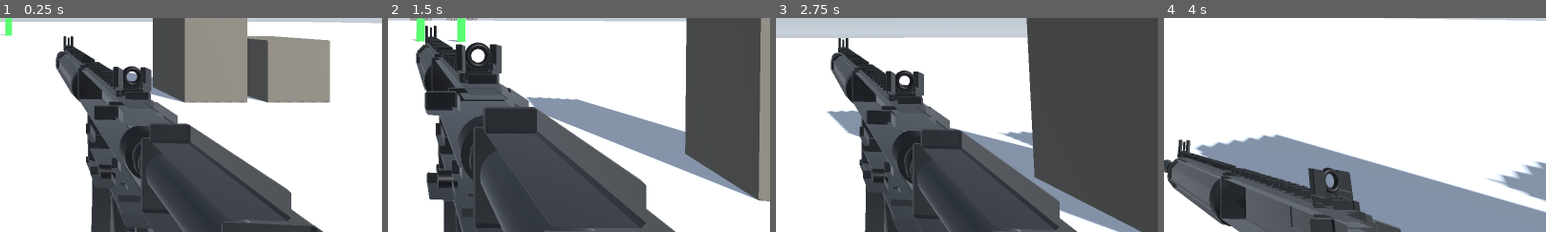
Above: before the commit, frames 1-4 (left to right).
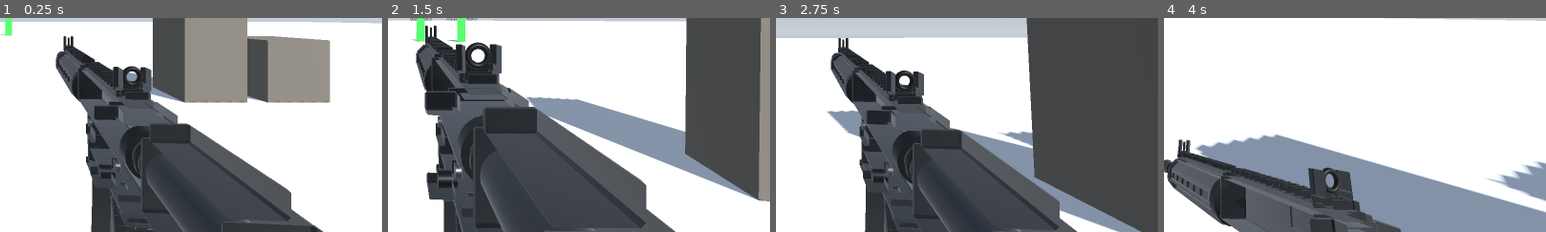
Above: after the commit, the same moments.

Repository: Saturn-Owner/Extraction-Shooter
Game: Godot game, scene res://scenes/levels/testgelaende.tscn
Same seed, same stepped clock (60 frames per second), same inputs: the game is played once before the commit and once after it.
Inputs (mouse positions are % of the whole screen's width and height, from its top left):
- Up to frame 1 (0.25 s): no input
- Up to frame 2 (1.5 s): tap Enter at 0.5 s; move the mouse to (55, 49) at 0.52 s; hold Right mouse button (aim) 0.53-1.28 s; hold W (move_forward) from 0.53 s (still down); tap Space (jump) at 0.77 s; move the mouse to (45, 50) at 1.27 s; tap Ctrl (crouch) at 1.35 s
- Up to frame 3 (2.75 s): keep holding W (move_forward); tap Space (jump) at 1.52 s; move the mouse to (52, 48) at 2.02 s; press the mouse at (52, 48) at 2.03 s
- Up to frame 4 (4 s): keep holding W (move_forward); move the mouse to (49, 51) at 2.77 s; release the mouse at (49, 51) at 2.78 s; tap B (fire_mode) at 2.85 s; tap Space (jump) at 3.02, 3.77 s; move the mouse to (57, 51) at 3.52 s; hold Shift (sprint) from 3.53 s (still down)
The pictures show only the part of the screen within x 49-99%, y 50-100%; the shares and areas given below are measured in that part.

The runs differ from the first frame. In frame 1, 0.2% of the frame differs, in the area x 15-41%, y 20-100%; in frame 2, 0.2%; in frame 3, 0.2%; in frame 4, 0.1%.

Commit message:
Oberflaechendetail: Griffriffelung, M-LOK-Schlitze, Bolzen
Neue Bausteine in ViewmodelParts:
- ribs() fuer Reihen paralleler Rippen. Griffriffelung, Schlittenrillen,
  Pumpenprofil, Kuehlrippen sind alle dasselbe Muster. Wiederholung ist im
  Code billig und liest sich aus zwei Metern als gefraeste Oberflaeche
- screw() fuer Bolzen und Schraubenkoepfe

Angewendet:
- AR-15, AKM und Glock haben jetzt geriffelte Griffe. Der Griff ist bei einer
  Pistole das groesste sichtbare Bauteil - blieb er glatt, sah die ganze
  Waffe unfertig aus
- Griffe sind eigene Baugruppen, damit die Riffelung die Neigung mitmacht
- AR-15: M-LOK-Schlitze an beiden Seiten und unten am Handschutz, dazu die
  beiden Verschlussbolzen am Gehaeuse

Renderwerkzeug rahmt jetzt selbst:
Vorher standen dort feste Kamerapunkte fuer ein Gewehr plus ein Streckfaktor
aus der Lauflaenge. Bei der Pistole ging das schief - sie hat andere
Proportionen, war halb aus dem Bild und der Griff abgeschnitten. Jetzt wird
die tatsaechliche Ausdehnung aus den Meshes gemessen und die Kamera daraus
gesetzt. Passt fuer jede Waffe, auch fuer die acht, die noch fehlen.

Co-Authored-By: Claude Opus 4.8 <noreply@anthropic.com>

Diff:
--- a/scripts/combat/viewmodel_parts.gd
+++ b/scripts/combat/viewmodel_parts.gd
@@ -301,6 +301,34 @@
 		))
 
 
+## Reihe paralleler Rippen.
+##
+## Griffriffelung, Schlittenrillen, Pumpenprofil, Kuehlrippen — alles dasselbe
+## Muster. Aus zwei Metern liest das Auge daraus "gefraeste Oberflaeche",
+## obwohl es ein Dutzend duenner Quader sind. Derselbe Trick wie bei der
+## Picatinny-Schiene, und der billigste Weg zu wahrgenommenem Detail.
+static func ribs(name: String, count: int, size: Vector3, start: Vector3, step: Vector3,
+		mat: Material, rotation_deg: Vector3 = Vector3.ZERO) -> Node3D:
+	var node := Node3D.new()
+	node.name = name
+	for i in range(count):
+		node.add_child(box(
+			"%sRib%d" % [name, i],
+			size,
+			start + step * float(i),
+			mat,
+			rotation_deg
+		))
+	return node
+
+
+## Schraubenkopf oder Haltebolzen. Standardmaessig quer eingesetzt, also
+## entlang X — so sitzen die meisten Bolzen an einem Gehaeuse.
+static func screw(name: String, radius: float, depth: float, pos: Vector3,
+		mat: Material, rotation_deg: Vector3 = Vector3(0.0, 0.0, 90.0)) -> MeshInstance3D:
+	return cylinder(name, radius, depth, pos, mat, rotation_deg)
+
+
 ## Achteckige Roehre aus acht Platten — fuer Handschuetze und Vorderschaefte.
 ## Kanten in mehreren Winkeln lesen sich als Rundung, ein Kasten nicht.
 static func octagon_tube(name: String, radius: float, length: float, center: Vector3,
--- a/scripts/weapons/akm_viewmodel.gd
+++ b/scripts/weapons/akm_viewmodel.gd
@@ -111,11 +111,15 @@
 	add_child(ViewmodelParts.box("UpperHandguard", Vector3(0.036, 0.026, 0.130), Vector3(0.0, BORE_Y + 0.036, -0.305), wood))
 	add_child(ViewmodelParts.box("RetainerRing", Vector3(0.040, 0.048, 0.014), Vector3(0.0, BORE_Y + 0.008, -0.232), steel))
 
-	# Pistolengriff, steiler als bei der AR-15.
-	add_child(ViewmodelParts.box("PistolGrip", Vector3(0.032, 0.086, 0.044), Vector3(0.0, -0.062, -0.036),
-		polymer, Vector3(-14.0, 0.0, 0.0)))
-	add_child(ViewmodelParts.box("GripCap", Vector3(0.034, 0.010, 0.046), Vector3(0.0, -0.104, -0.026),
-		polymer, Vector3(-14.0, 0.0, 0.0)))
+	# Pistolengriff, steiler als bei der AR-15. Als Baugruppe, damit die
+	# Riffelung die Neigung mitmacht.
+	var grip := ViewmodelParts.pivot("GripAssembly", Vector3(0.0, -0.062, -0.036))
+	grip.rotation_degrees = Vector3(-14.0, 0.0, 0.0)
+	grip.add_child(ViewmodelParts.box("PistolGrip", Vector3(0.032, 0.086, 0.044), Vector3.ZERO, polymer))
+	grip.add_child(ViewmodelParts.box("GripCap", Vector3(0.034, 0.010, 0.046), Vector3(0.0, -0.043, 0.008), polymer))
+	grip.add_child(ViewmodelParts.ribs("GripFront", 9, Vector3(0.029, 0.0035, 0.0022),
+		Vector3(0.0, -0.034, -0.0220), Vector3(0.0, 0.0084, 0.0), polymer))
+	add_child(grip)
 
 	# Fester Holzschaft mit abfallendem Ruecken — kein ausziehbares Rohr.
 	add_child(ViewmodelParts.box("StockNeck", Vector3(0.034, 0.044, 0.070), Vector3(0.0, -0.008, 0.010),
--- a/scripts/weapons/ar15_viewmodel.gd
+++ b/scripts/weapons/ar15_viewmodel.gd
@@ -88,11 +88,32 @@
 	add_child(ViewmodelParts.box("GuardRear", Vector3(0.009, 0.016, 0.006), Vector3(0.0, -0.074, -0.050), steel,
 		Vector3(24.0, 0.0, 0.0)))
 
-	add_child(ViewmodelParts.box("PistolGrip", Vector3(0.032, 0.074, 0.042), Vector3(0.0, -0.082, -0.030),
-		polymer, Vector3(-17.0, 0.0, 0.0)))
-	add_child(ViewmodelParts.box("GripFlare", Vector3(0.035, 0.010, 0.046), Vector3(0.0, -0.116, -0.020),
-		polymer, Vector3(-17.0, 0.0, 0.0)))
+	# Griff als eigene Baugruppe, damit die Riffelung die Neigung des Griffs
+	# mitmacht, statt sie an jedem einzelnen Teil wiederholen zu muessen.
+	var grip := ViewmodelParts.pivot("GripAssembly", Vector3(0.0, -0.082, -0.030))
+	grip.rotation_degrees = Vector3(-17.0, 0.0, 0.0)
+	grip.add_child(ViewmodelParts.box("PistolGrip", Vector3(0.032, 0.074, 0.042), Vector3.ZERO, polymer))
+	grip.add_child(ViewmodelParts.box("GripFlare", Vector3(0.035, 0.010, 0.046), Vector3(0.0, -0.038, 0.006), polymer))
+	# Riffelung vorn und hinten. Das ist die Stelle, die der Spieler beim
+	# Nachladen aus naechster Naehe sieht.
+	# Bewusst flach und dicht: Zu dicke Rippen mit grossen Luecken sehen aus
+	# wie eine angeschraubte Leiter, nicht wie eine gegriffige Oberflaeche.
+	grip.add_child(ViewmodelParts.ribs("GripFront", 8, Vector3(0.029, 0.0035, 0.0022),
+		Vector3(0.0, -0.029, -0.0210), Vector3(0.0, 0.0082, 0.0), polymer))
+	grip.add_child(ViewmodelParts.ribs("GripBack", 8, Vector3(0.029, 0.0035, 0.0022),
+		Vector3(0.0, -0.029, 0.0210), Vector3(0.0, 0.0082, 0.0), polymer))
+	add_child(grip)
+
 	add_child(ViewmodelParts.box("GripTang", Vector3(0.028, 0.016, 0.024), Vector3(0.0, -0.052, -0.036), polymer))
+
+	# Die beiden Verschlussbolzen. Winzig, aber das Auge sucht solche Punkte —
+	# eine Flaeche mit einem Bolzen wirkt gebaut, eine glatte wirkt gegossen.
+	for side in [-1.0, 1.0]:
+		var tag := "L" if side < 0.0 else "R"
+		add_child(ViewmodelParts.screw("PivotPin" + tag, 0.0055, 0.004,
+			Vector3(side * 0.017, -0.014, -0.148), steel))
+		add_child(ViewmodelParts.screw("TakedownPin" + tag, 0.0055, 0.004,
+			Vector3(side * 0.017, -0.014, -0.040), steel))
 
 
 ## Achteckiger Handschutz mit durchlaufender Schiene bis kurz vor die Muendung.
@@ -110,6 +131,16 @@
 	add_child(ViewmodelParts.box("HandguardRailBase", Vector3(0.022, 0.006, 0.220),
 		Vector3(0.0, RAIL_Y - 0.003, center_z), black))
 	ViewmodelParts.rail(self, "HandguardRail", -0.232, -0.452, RAIL_Y + 0.003, black)
+
+	# M-LOK-Schlitze an beiden Seiten und unten. Ein glatter Handschutz ist
+	# die groesste zusammenhaengende Flaeche der Waffe — bleibt sie leer,
+	# faellt genau dort auf, dass das Modell unfertig ist.
+	for side in [-1.0, 1.0]:
+		add_child(ViewmodelParts.ribs("Mlok%s" % ("L" if side < 0.0 else "R"), 6,
+			Vector3(0.004, 0.009, 0.024),
+			Vector3(side * 0.0245, BORE_Y, -0.268), Vector3(0.0, 0.0, -0.030), black))
+	add_child(ViewmodelParts.ribs("MlokBottom", 6, Vector3(0.009, 0.004, 0.024),
+		Vector3(0.0, BORE_Y - 0.0245, -0.268), Vector3(0.0, 0.0, -0.030), black))
 
 
 func _build_barrel() -> void:
--- a/scripts/weapons/glock17_viewmodel.gd
+++ b/scripts/weapons/glock17_viewmodel.gd
@@ -64,10 +64,19 @@
 	add_child(ViewmodelParts.box("AccessoryRail", Vector3(0.014, 0.006, 0.038), Vector3(0.0, -0.021, -0.150), black))
 
 	# Griff mit dem typisch steilen Winkel.
-	add_child(ViewmodelParts.box("Grip", Vector3(0.028, 0.098, 0.038), Vector3(0.0, -0.076, -0.018),
-		polymer, Vector3(-11.0, 0.0, 0.0)))
-	add_child(ViewmodelParts.box("Backstrap", Vector3(0.024, 0.090, 0.010), Vector3(0.0, -0.072, 0.004),
-		polymer, Vector3(-11.0, 0.0, 0.0)))
+	# Griff als Baugruppe, damit die Riffelung die Neigung mitmacht.
+	var grip := ViewmodelParts.pivot("GripAssembly", Vector3(0.0, -0.076, -0.018))
+	grip.rotation_degrees = Vector3(-11.0, 0.0, 0.0)
+	grip.add_child(ViewmodelParts.box("Grip", Vector3(0.028, 0.098, 0.038), Vector3.ZERO, polymer))
+	grip.add_child(ViewmodelParts.box("Backstrap", Vector3(0.024, 0.090, 0.010), Vector3(0.0, 0.004, 0.022), polymer))
+	# Die grobe Griffnarbung der Glock, angedeutet durch waagerechte Rippen
+	# vorn und hinten. Bei einer Pistole ist der Griff das groesste sichtbare
+	# Bauteil — bleibt er glatt, sieht die ganze Waffe unfertig aus.
+	grip.add_child(ViewmodelParts.ribs("GripFront", 10, Vector3(0.025, 0.0035, 0.0022),
+		Vector3(0.0, -0.040, -0.0190), Vector3(0.0, 0.0086, 0.0), polymer))
+	grip.add_child(ViewmodelParts.ribs("GripBack", 10, Vector3(0.021, 0.0035, 0.0022),
+		Vector3(0.0, -0.040, 0.0270), Vector3(0.0, 0.0086, 0.0), polymer))
+	add_child(grip)
 	add_child(ViewmodelParts.box("Beavertail", Vector3(0.024, 0.012, 0.024), Vector3(0.0, -0.028, 0.006), polymer))
 	add_child(ViewmodelParts.box("MagFunnel", Vector3(0.030, 0.010, 0.040), Vector3(0.0, -0.124, -0.006),
 		polymer, Vector3(-11.0, 0.0, 0.0)))
--- a/tools/render_viewmodel.gd
+++ b/tools/render_viewmodel.gd
@@ -19,20 +19,22 @@
 
 const SIZE := Vector2i(1280, 720)
 
-## Kamerapositionen, ausgelegt auf ein Gewehr in voller Laenge.
-## Kuerzere Waffen ruecken naeher heran, sonst verschwindet eine Pistole
-## als Punkt in der Bildmitte.
+## Blickrichtungen, nicht feste Positionen.
+##
+## Vorher standen hier absolute Kamerapunkte, die auf ein Gewehr ausgelegt
+## waren, plus ein Streckfaktor aus der Lauflaenge. Bei der Pistole ging das
+## schief: Sie hat andere Proportionen als ein Gewehr, war halb aus dem Bild
+## und der Griff abgeschnitten. Jetzt wird die tatsaechliche Ausdehnung des
+## Modells gemessen und die Kamera daraus gesetzt — das passt fuer jede Waffe,
+## auch fuer die acht, die noch kommen.
+##
+## focus = "hinten" rueckt auf das hintere Stueck: Gehaeuse, Griff, Schaft.
+## Genau dort sitzen die Fehler, die man in der Gesamtansicht nicht sieht.
 const VIEWS := [
-	{name = "perspektive", from = Vector3(0.48, 0.26, 0.30), look_at = Vector3(0.0, -0.01, -0.24)},
-	{name = "seite", from = Vector3(0.95, 0.02, -0.22), look_at = Vector3(0.0, 0.0, -0.22)},
-	# Nahansicht auf Gehaeuse, Griff und Schaft. In der Gesamtansicht sind
-	# genau dort die Fehler, die man nicht sieht — durchstechende Teile,
-	# Luecken, Stufen. Aus zwei Metern faellt so etwas nicht auf.
-	{name = "nah_gehaeuse", from = Vector3(0.40, 0.14, 0.30), look_at = Vector3(0.0, -0.02, -0.04)},
+	{name = "perspektive", dir = Vector3(0.62, 0.34, 0.71), margin = 1.18, focus = "alles"},
+	{name = "seite", dir = Vector3(1.0, 0.04, 0.0), margin = 1.15, focus = "alles"},
+	{name = "nah_gehaeuse", dir = Vector3(0.70, 0.34, 0.63), margin = 1.10, focus = "hinten"},
 ]
-
-## Laenge, auf die die Kameraabstaende ausgelegt sind (Muendung der AR-15).
-const REFERENCE_LENGTH := 0.575
 
 var _output_dir := ""
 var _filter := ""
@@ -171,11 +173,51 @@
 		_model.build()
 		_model_weapon = weapon_index
 
-	# Kurze Waffen naeher heranholen, damit alle bildfuellend sind.
-	var scale := clampf(absf(_model.muzzle_z) / REFERENCE_LENGTH, 0.55, 1.4)
 	var view: Dictionary = VIEWS[job["view"]]
-	var look_at: Vector3 = view["look_at"] * scale
-	_camera.look_at_from_position(view["from"] * scale, look_at, Vector3.UP)
+	var bounds := _model_bounds(_model, view["focus"] == "hinten")
+	var centre := bounds.get_center()
+	# Umkugel des Kastens als Mass, damit die Waffe aus jeder Richtung
+	# vollstaendig ins Bild passt.
+	var radius: float = maxf(0.02, bounds.size.length() * 0.5)
+	var distance: float = radius / tan(deg_to_rad(_camera.fov) * 0.5) * float(view["margin"])
+	var direction: Vector3 = (view["dir"] as Vector3).normalized()
+	_camera.look_at_from_position(centre + direction * distance, centre, Vector3.UP)
+
+
+## Ausdehnung des Modells, gemessen an den tatsaechlichen Meshes.
+##
+## rear_only beschraenkt auf die hintere Haelfte. -Z ist vorne, das hintere
+## Ende liegt also bei den groesseren Z-Werten.
+func _model_bounds(node: Node3D, rear_only: bool) -> AABB:
+	var boxes: Array[AABB] = []
+	_collect_boxes(node, Transform3D.IDENTITY, boxes)
+	if boxes.is_empty():
+		push_error("Modell hat keine sichtbaren Meshes")
+		return AABB(Vector3.ZERO, Vector3.ONE * 0.1)
+
+	var bounds := boxes[0]
+	for i in range(1, boxes.size()):
+		bounds = bounds.merge(boxes[i])
+
+	if not rear_only:
+		return bounds
+
+	var split := bounds.get_center().z
+	return AABB(
+		Vector3(bounds.position.x, bounds.position.y, split),
+		Vector3(bounds.size.x, bounds.size.y, bounds.end.z - split)
+	)
+
+
+func _collect_boxes(node: Node, transform: Transform3D, boxes: Array[AABB]) -> void:
+	if node is MeshInstance3D:
+		var mesh_instance := node as MeshInstance3D
+		if mesh_instance.mesh != null:
+			boxes.append(transform * mesh_instance.mesh.get_aabb())
+
+	for child in node.get_children():
+		if child is Node3D:
+			_collect_boxes(child, transform * (child as Node3D).transform, boxes)
 
 
 func _process(_delta: float) -> bool:
